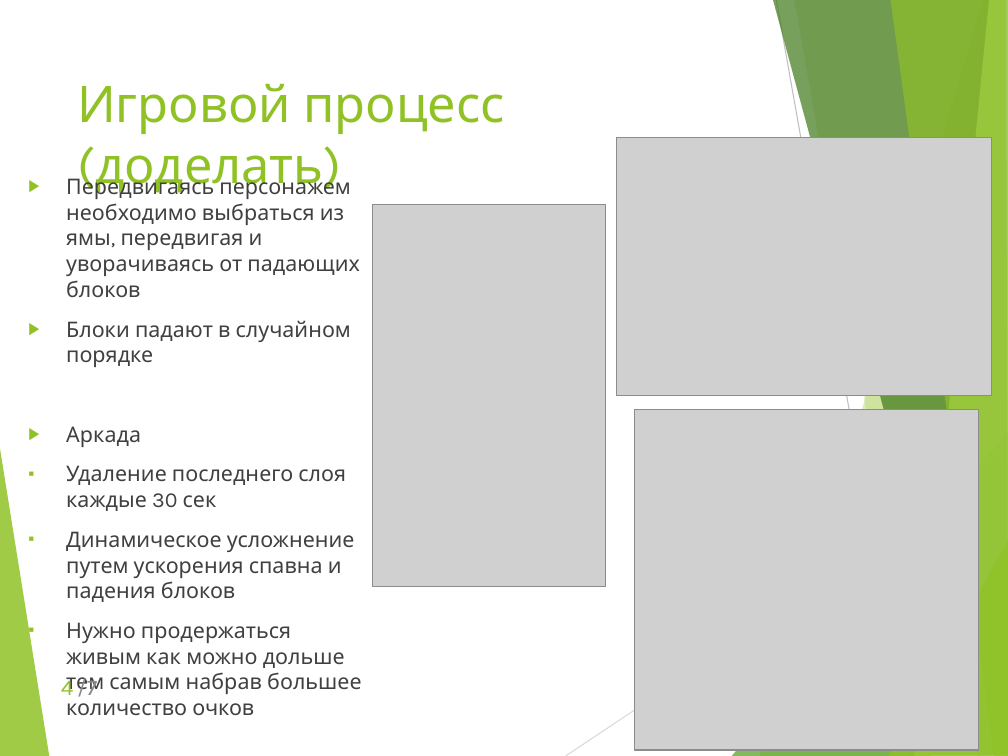
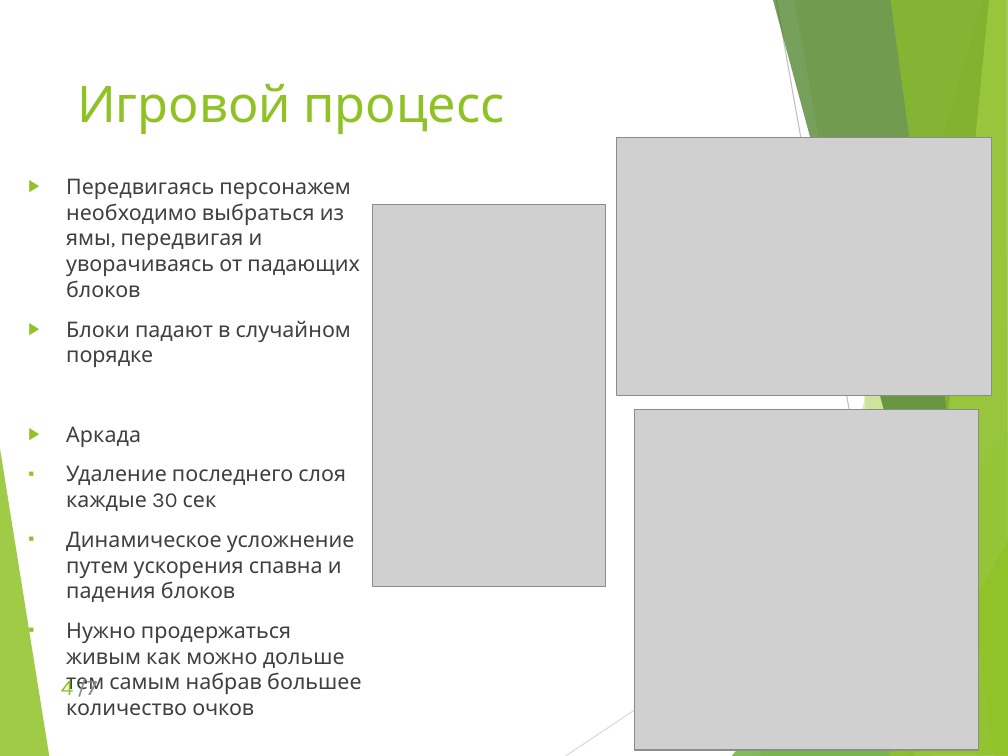
Before and after one commit to Mup0c/GetOutOfTheDNIWE, a slide deck: slide 4 of GOoTD_Koberskiy_Dorozhkin_Sityaev.pptx. Drawn at 1008x756 pixels with LibreOffice and Linux fonts; fonts in the diff are those of the drawing; grey boxes stand for pictures. Boxes give left, top, right and bottom in pixels: in the first picture for what was removed or moved away, otherwise in the second. Text is boxed around its words. In the diff, an @@ line names an element or a change of style, - is before the commit and + after.

Commit message:
pptx minor changes

```diff
--- a/GOoTD_Koberskiy_Dorozhkin_Sityaev.pptx
+++ b/GOoTD_Koberskiy_Dorozhkin_Sityaev.pptx
@@ title at <box>77,83,505,134</box>: text changed @@
-Игровой процесс (доделать)
+Игровой процесс
```
